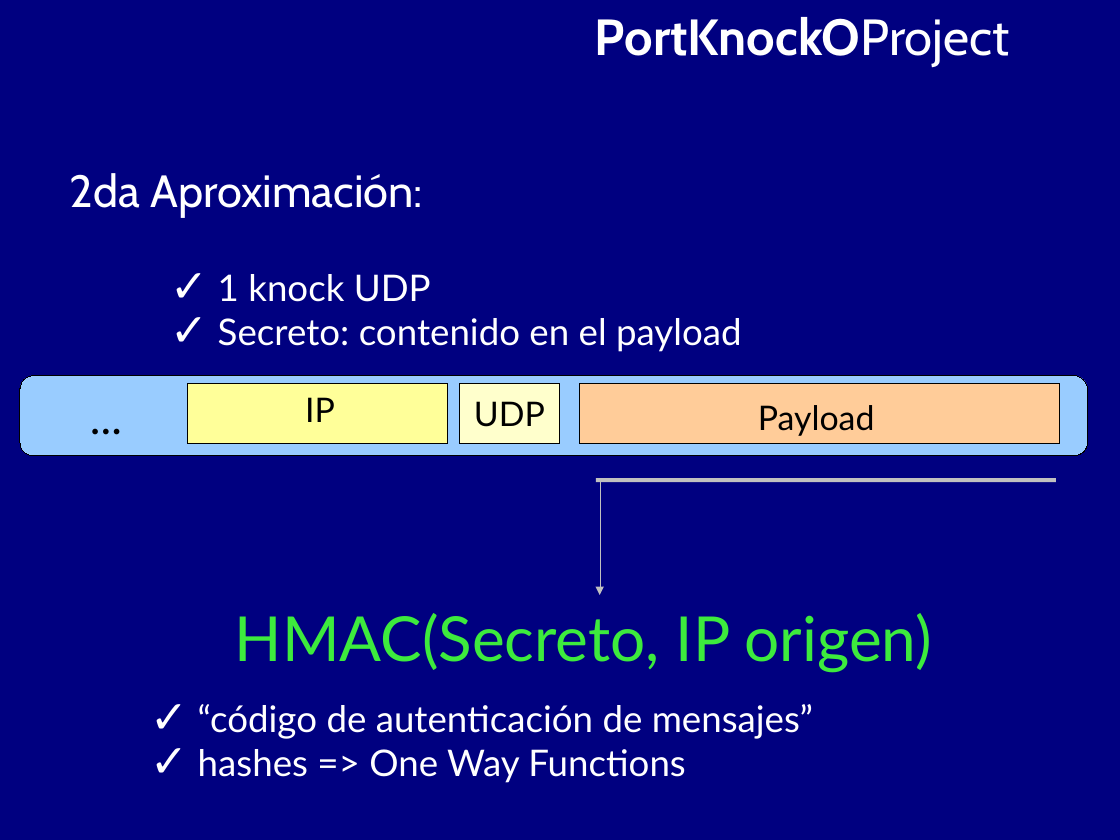
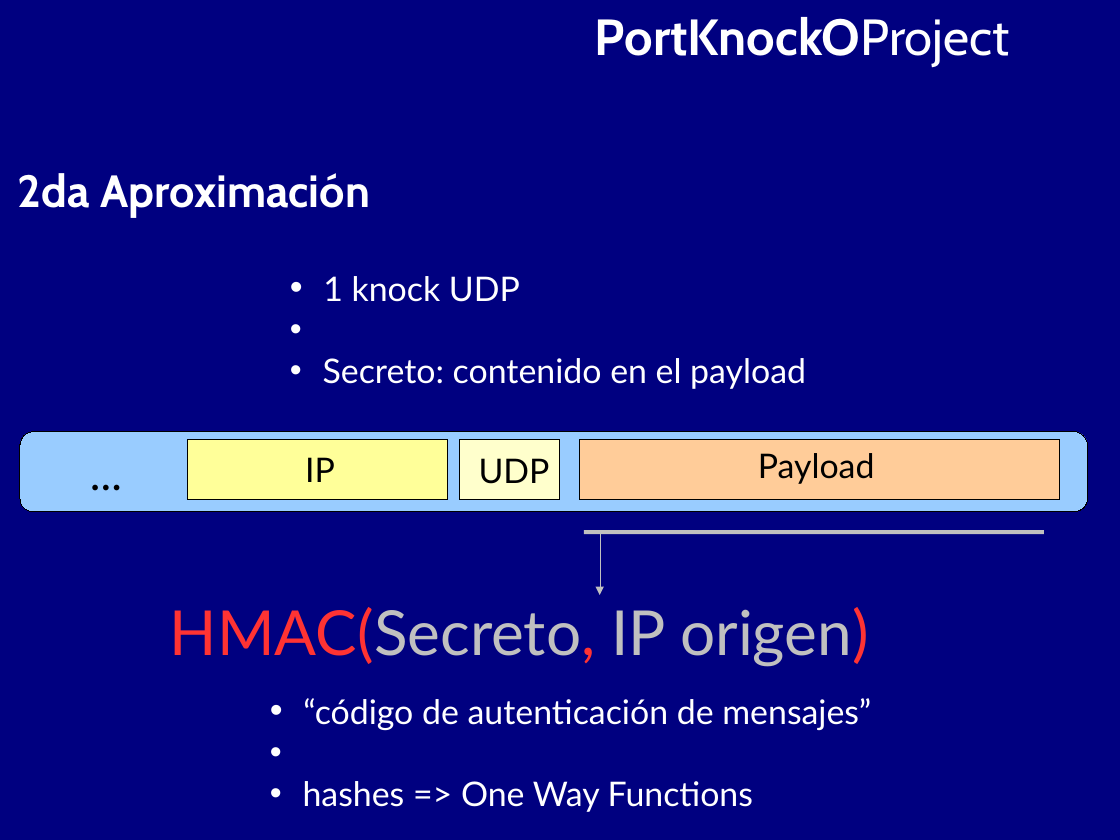
Before and after one commit to BackupTheBerlios/portknocko-svn, a slide deck: slide 9 of trunk/jornadas/jornadas.odp. Drawn at 1120x840 pixels with LibreOffice and Linux fonts; fonts in the diff are those of the drawing. Boxes give left, top, right and bottom in pixels: in the first picture for what was removed or moved away, otherwise in the second. Text is boxed around its words. In the diff, an @@ line names an element or a change of style, - is before the commit and + after.

```diff
--- a/trunk/jornadas/jornadas.odp
+++ b/trunk/jornadas/jornadas.odp
@@ text at box(18, 173, 370, 218): text changed; bold on @@
-2da Aproximación:
+2da Aproximación
@@ text "1 knock UDP" at box(323, 276, 806, 389): size 26 to 24 pt; bullet ✓ to • @@
@@ text "1 knock UDP": place and size @@
-text "1 knock UDP" at box(218, 274, 741, 352)
+text "1 knock UDP" at box(323, 276, 806, 389)
@@ 3 rectangles, 1 rounded rectangle, 1 text: place and size @@
-3 rectangles, 1 rounded rectangle, 1 text at box(20, 376, 1088, 456)
+3 rectangles, 1 rounded rectangle, 1 text at box(20, 432, 1088, 512)
@@ text "IP": place and size @@
-text "IP" at box(305, 397, 335, 422)
+text "IP" at box(305, 457, 335, 482)
@@ text "UDP": place and size @@
-text "UDP" at box(474, 401, 545, 427)
+text "UDP" at box(479, 458, 550, 484)
@@ text "Payload": place and size @@
-text "Payload" at box(758, 405, 875, 436)
+text "Payload" at box(758, 453, 875, 484)
@@ line moved from (597, 480) - (1056, 480) to (584, 533) - (1045, 533) @@
@@ elbow arrow moved from (826, 480) - (600, 596) to (814, 533) - (600, 596) @@
@@ text "HMAC(Secreto, IP origen)": place and size @@
-text "HMAC(Secreto, IP origen)" at box(235, 613, 932, 673)
+text "HMAC(Secreto, IP origen)" at box(170, 607, 869, 667)
@@ text "HMAC(Secreto, IP origen)" at box(170, 607, 869, 667): text colour #3DEB3D to #FF3333 in "HMAC(Secreto, origen)"; text colour #3DEB3D to #C0C0C0 in "HMAC(Secreto, IP origen)" @@
@@ text "“código de autenticación de mensajes”": place and size @@
-text "“código de autenticación de mensajes”" at box(198, 704, 813, 783)
+text "“código de autenticación de mensajes”" at box(303, 698, 871, 812)
@@ text "“código de autenticación de mensajes”" at box(303, 698, 871, 812): size 26 to 24 pt; bullet ✓ to • @@
```
Also in this commit, not shown: 4 other slides changed.
